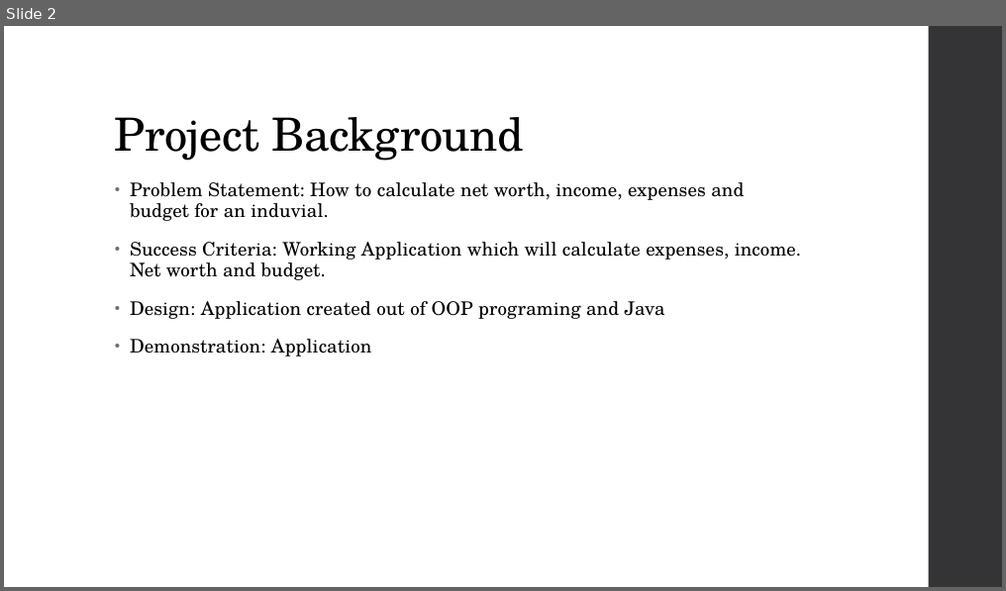
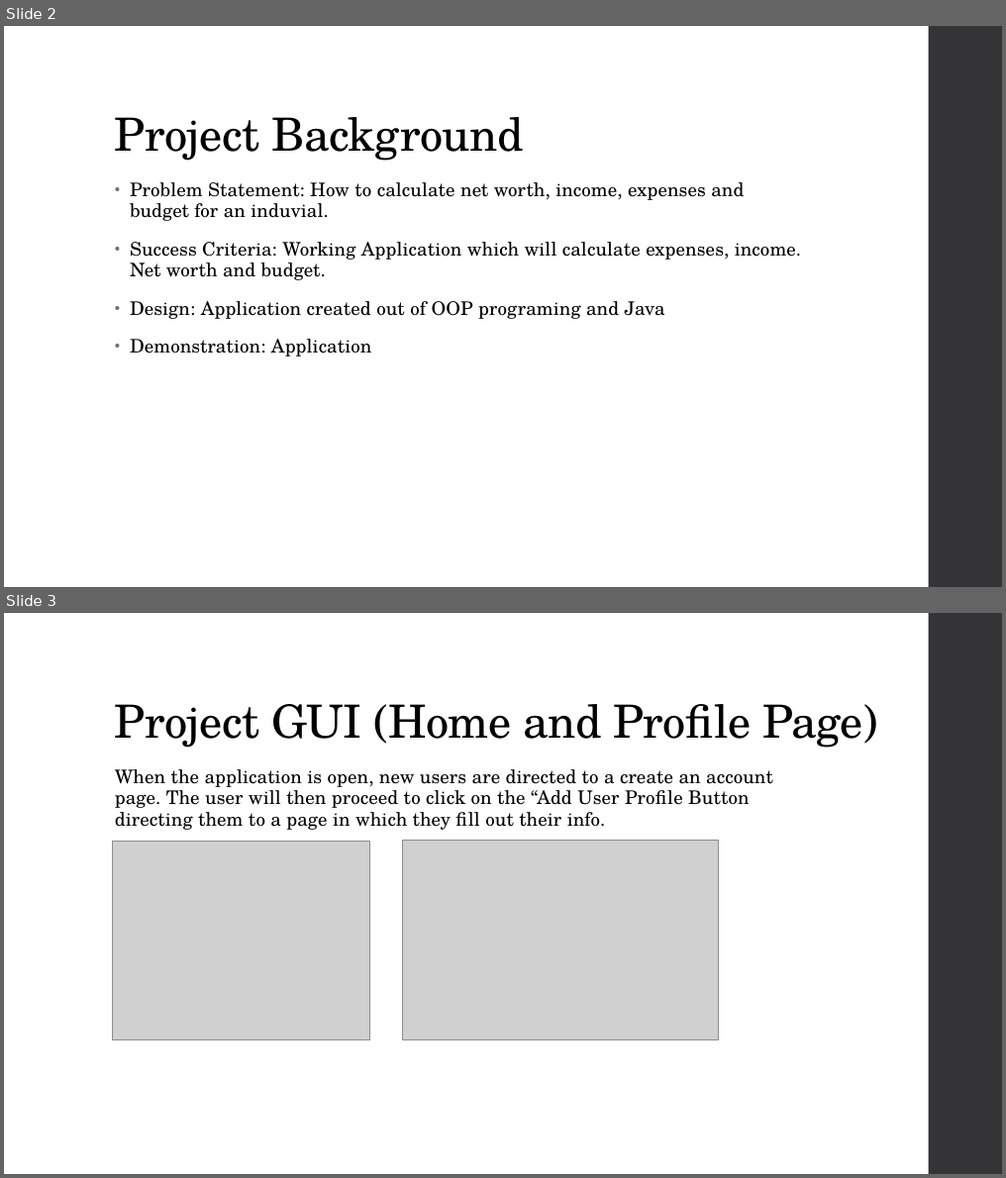
Before and after one commit to Dalicanka/Final-Project, a slide deck: Documentation/Year-End-Project-Presentation.pptx. Shown one above the other, each under a label of ours: slide 2 before the commit, slides 2 and 3 after it. The pictures are 1006x591 and 1006x1178 pixels, drawn with LibreOffice and Linux fonts; fonts in the diff are those of the drawing; grey boxes stand for pictures. Boxes give left, top, right and bottom in pixels: in the first picture for what was removed or moved away, otherwise in the second. Text is boxed around its words. In the diff, an @@ line names an element or a change of style, - is before the commit and + after.

```diff
--- a/Documentation/Year-End-Project-Presentation.pptx
+++ b/Documentation/Year-End-Project-Presentation.pptx
@@ slide 3 added at box(4, 613, 1002, 1174), background #FFFFFF; not listed: 1 template element that a slide beside it also shows @@
@@ title added at box(115, 704, 877, 748), 44 pt, text #000000 @@
+Project GUI (Home and Profile Page)
@@ text added at box(115, 769, 773, 830), 18 pt, text #000000 @@
+When the application is open, new users are directed to a create an account page. The user will then proceed to click on the “Add User Profile Button directing them to a page in which they fill out their info.
@@ picture added at box(113, 842, 369, 1040) @@
@@ picture added at box(402, 841, 718, 1041) @@
```
Also in this commit, not shown: 4 other slides added.
